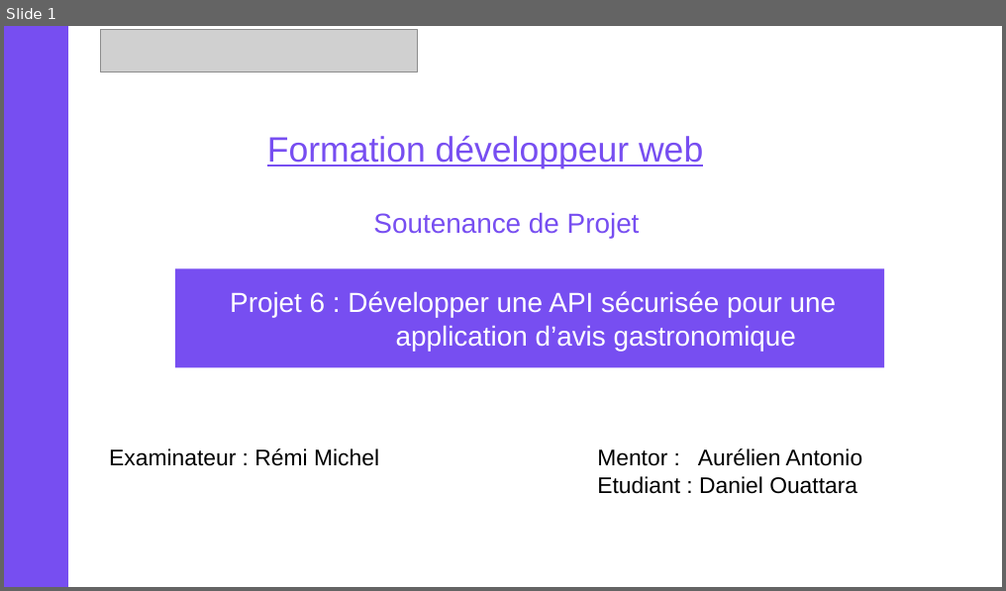
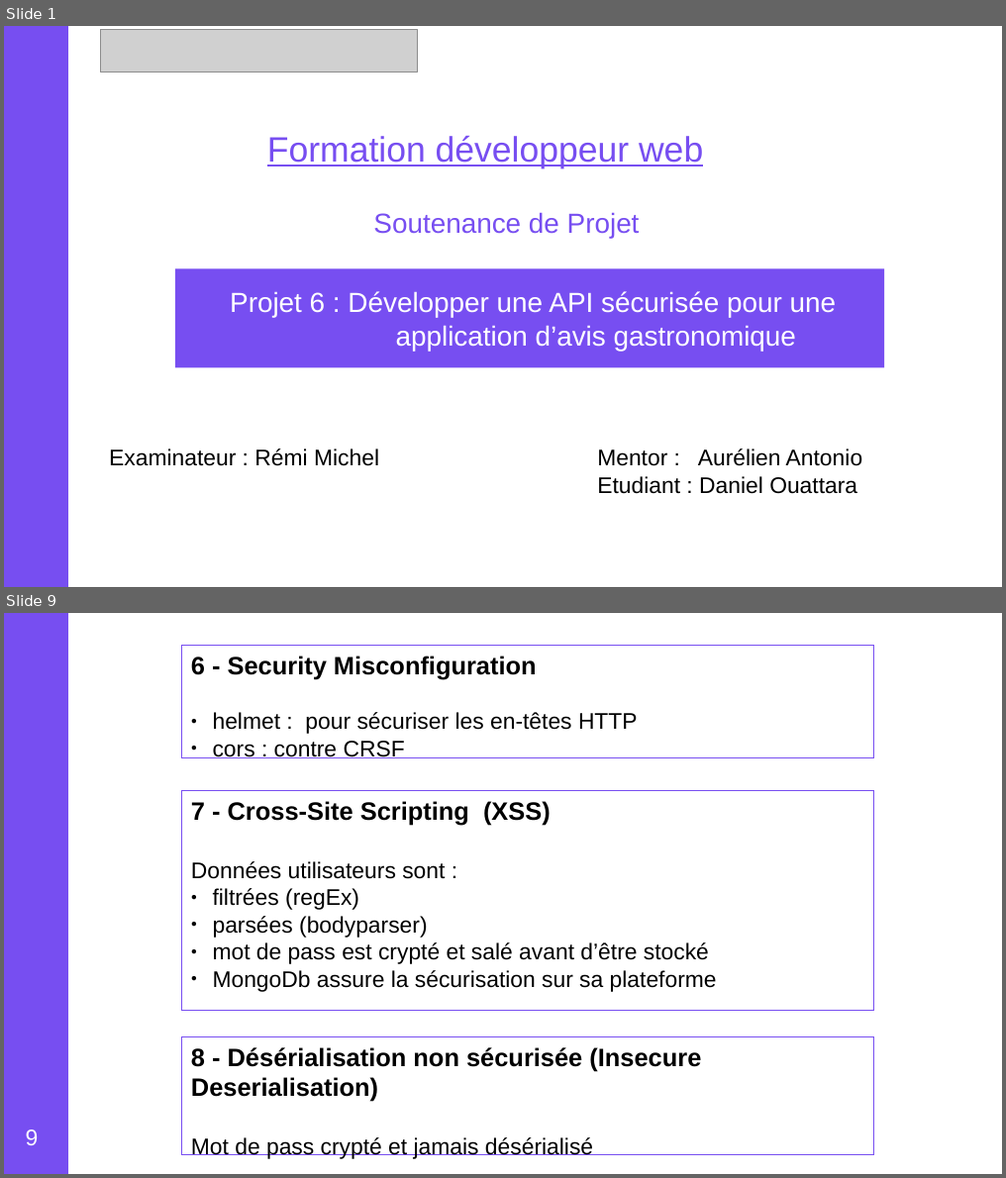
Before and after one commit to danielOuattara/Openclassroom_P6_15_01_2021, a slide deck: schema_global.odp. Shown one above the other, each under a label of ours: slide 1 before the commit, slides 1 and 9 after it; the slides between them are not shown. The pictures are 1006x591 and 1006x1178 pixels, drawn with LibreOffice and Linux fonts; fonts in the diff are those of the drawing; grey boxes stand for pictures. Boxes give left, top, right and bottom in pixels: in the first picture for what was removed or moved away, otherwise in the second. Text is boxed around its words. In the diff, an @@ line names an element or a change of style, - is before the commit and + after.

```diff
--- a/schema_global.odp
+++ b/schema_global.odp
@@ slide 9 added at (4, 613, 1002, 1174), background #FFFFFF @@
@@ rectangle added at (4, 613, 68, 1174), fill #774EF1, outline #774EF1 0 pt @@
@@ rectangle added at (182, 645, 874, 758), outline #774EF1 0 pt, 18 pt, text #000000 @@
+6 - Security Misconfiguration
+● helmet : pour sécuriser les en-têtes HTTP
+● cors : contre CRSF
@@ rectangle added at (182, 791, 874, 1011), outline #774EF1 0 pt, 18 pt, text #000000 @@
+7 - Cross-Site Scripting (XSS)
+Données utilisateurs sont :
+● filtrées (regEx)
+● parsées (bodyparser)
+● mot de pass est crypté et salé avant d’être stocké
+● MongoDb assure la sécurisation sur sa plateforme
@@ rectangle added at (182, 1038, 874, 1157), outline #774EF1 0 pt, 20 pt, text #000000, bold @@
+8 - Désérialisation non sécurisée (Insecure Deserialisation)
+Mot de pass crypté et jamais désérialisé
@@ page number added at (26, 1130, 39, 1146), 18 pt, text #FFFFFF @@
+9
```
Also in this commit, not shown: 6 slides changed, 4 other slides added, 13 slides removed, 7 other files.
